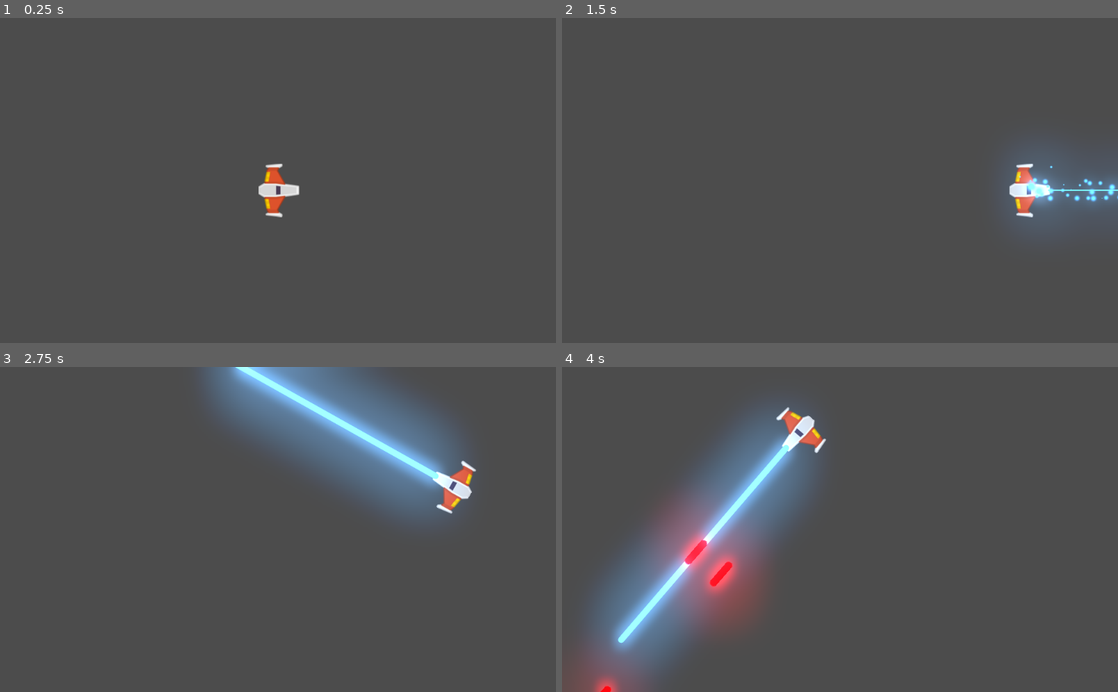
Above: before the commit, frames 1-4 (two rows, left to right).
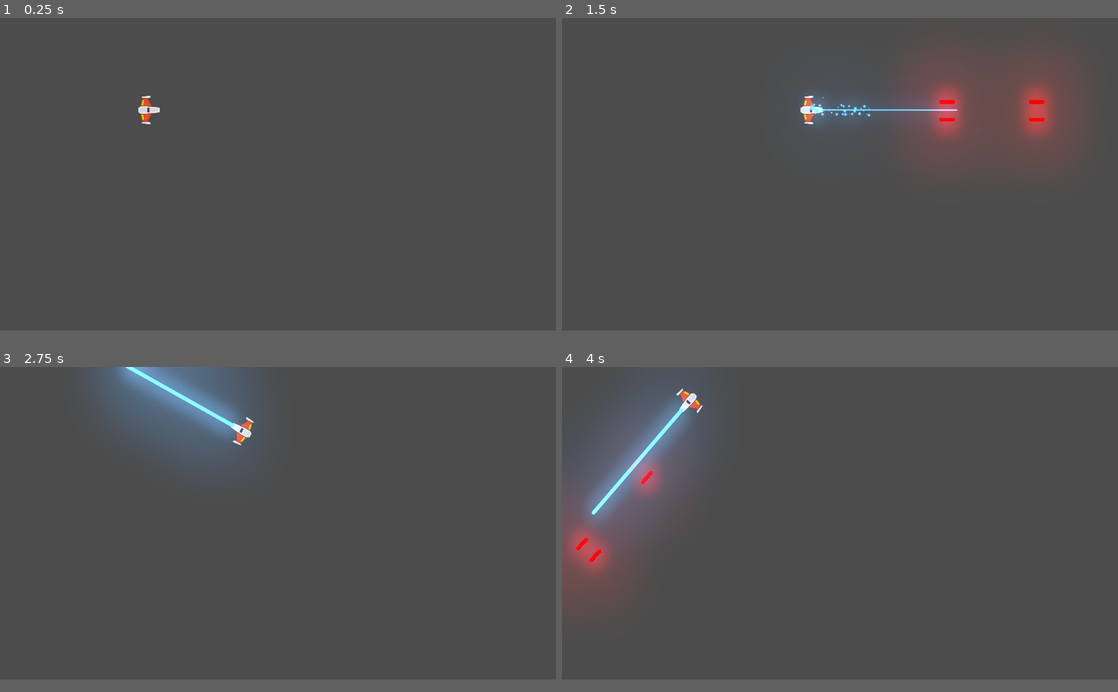
Above: after the commit, the same moments.

Repository: LautaroGomez97/Meteoritos_juego
Game: Godot game, scene res://Juego/Niveles/NivelTest.tscn
Same seed, same stepped clock (60 frames per second), same inputs: the game is played once before the commit and once after it.
Inputs (mouse positions are in pixels of both pictures, inside the frame that each line leads up to):
- Up to frame 1 (0.25 s): no input
- Up to frame 2 (1.5 s): tap Enter at 0.5 s; move the mouse to (962, 164) at 0.52 s; hold W (mover_adelante) 0.53-1.28 s; hold Space (disparo_principal) 0.53-1.28 s; move the mouse to (728, 196) at 1.27 s; hold S (mover_atras) from 1.28 s (still down); right-click (728, 196) at 1.35 s
- Up to frame 3 (2.75 s): move the mouse to (333, 458) at 2.02 s; release S (mover_atras) at 2.03 s; hold W (mover_adelante) from 2.03 s (still down); hold A (rotar_antihorario) from 2.03 s (still down)
- Up to frame 4 (4 s): move the mouse to (812, 594) at 2.77 s; release A (rotar_antihorario) at 2.78 s; tap D (rotar_horario) at 2.85 s; move the mouse to (1006, 578) at 3.52 s; release W (mover_adelante) at 3.53 s; hold S (mover_atras) from 3.53 s (still down); hold Space (disparo_principal) from 3.53 s (still down)
In our replay, the window is 800x468 before the commit and 800x450 after it. These sizes can differ from the game's own. Grey fills any space a smaller window leaves; there, only what the larger window draws over its background counts as a difference.

The runs differ from the first frame. In frame 1, 0.8% of the frame differs, in the area x 24-54%, y 23-62%; in frame 2, 11%; in frame 3, 18%; in frame 4, 26%, in the area x 0-48%, y 6-100%.

Commit message:
Enemio-proyectiles.

Diff:
--- a/Juego/Naves/Player/Player.tscn
+++ b/Juego/Naves/Player/Player.tscn
@@ -10,6 +10,9 @@
 radius = 36.4753
 
 [node name="Player" type="RigidBody2D"]
+z_index = 50
+z_as_relative = false
+collision_mask = 22
 physics_material_override = ExtResource( 2 )
 gravity_scale = 0.0
 can_sleep = false
--- a/Juego/proyectiles/Proyectil.tscn
+++ b/Juego/proyectiles/Proyectil.tscn
@@ -1,13 +1,11 @@
-[gd_scene load_steps=4 format=2]
+[gd_scene load_steps=3 format=2]
 
 [ext_resource path="res://Juego/proyectiles/proyectil_player.png" type="Texture" id=1]
 [ext_resource path="res://Juego/proyectiles/proyectil.gd" type="Script" id=2]
 
-[sub_resource type="RectangleShape2D" id=1]
-extents = Vector2( 28.1919, 6.80949 )
-
 [node name="Proyectil" type="Area2D"]
 modulate = Color( 2, 0, 0, 1 )
+z_as_relative = false
 script = ExtResource( 2 )
 
 [node name="Sprite" type="Sprite" parent="."]
@@ -16,10 +14,11 @@
 texture = ExtResource( 1 )
 
 [node name="CollisionShape2D" type="CollisionShape2D" parent="."]
+rotation = 1.57079
 scale = Vector2( 0.954529, 0.919237 )
-shape = SubResource( 1 )
 
 [node name="VisibilityNotifier2D" type="VisibilityNotifier2D" parent="."]
+visible = false
 position = Vector2( 0.353555, 0.0441931 )
 scale = Vector2( 2.45309, 0.294073 )
 
--- /dev/null
+++ b/Juego/proyectiles/ProyectilEnemigo.tscn
@@ -0,0 +1,27 @@
+[gd_scene load_steps=4 format=2]
+
+[ext_resource path="res://Juego/proyectiles/Proyectil.tscn" type="PackedScene" id=1]
+[ext_resource path="res://Juego/proyectiles/proyectil_enemigo.png" type="Texture" id=2]
+
+[sub_resource type="CapsuleShape2D" id=1]
+radius = 6.46336
+height = 26.8618
+
+[node name="ProyectilEnemigo" instance=ExtResource( 1 )]
+modulate = Color( 0, 1.3, 0.64, 1 )
+z_index = 39
+collision_layer = 16
+collision_mask = 5
+
+[node name="Sprite" parent="." index="0"]
+scale = Vector2( 1, 1 )
+texture = ExtResource( 2 )
+
+[node name="CollisionShape2D" parent="." index="1"]
+modulate = Color( 0.0823529, 0.0823529, 0.0823529, 1 )
+position = Vector2( 0.140305, 0 )
+shape = SubResource( 1 )
+
+[node name="VisibilityNotifier2D" parent="." index="2"]
+position = Vector2( 0.99437, 0.0441931 )
+scale = Vector2( 2.38901, 0.294073 )
--- /dev/null
+++ b/Juego/proyectiles/ProyectilPlayer.tscn
@@ -0,0 +1,15 @@
+[gd_scene load_steps=3 format=2]
+
+[ext_resource path="res://Juego/proyectiles/Proyectil.tscn" type="PackedScene" id=1]
+
+[sub_resource type="CapsuleShape2D" id=1]
+radius = 8.4911
+height = 47.1159
+
+[node name="ProyectilPlayer" instance=ExtResource( 1 )]
+z_index = 40
+collision_layer = 8
+collision_mask = 6
+
+[node name="CollisionShape2D" parent="." index="1"]
+shape = SubResource( 1 )
--- a/project.godot
+++ b/project.godot
@@ -44,13 +44,24 @@
 
 [application]
 
-config/name="Meteoritos_juego"
+config/name="Meteoritos"
 run/main_scene="res://Juego/Niveles/NivelTest.tscn"
-config/icon="res://icon.png"
+config/icon="res://Meteorito.png"
 
 [autoload]
 
 Eventos="*res://Juego/autoloads/Eventos.gd"
+
+[display]
+
+window/size/width=1920
+window/size/height=1080
+window/size/resizable=false
+window/size/always_on_top=true
+window/size/test_width=1280
+window/size/test_height=720
+window/stretch/mode="2d"
+window/stretch/aspect="keep"
 
 [input]
 
@@ -90,6 +101,14 @@
  ]
 }
 
+[layer_names]
+
+2d_physics/layer_1="player"
+2d_physics/layer_2="enemigo"
+2d_physics/layer_3="meteorito"
+2d_physics/layer_4="proyectil_player"
+2d_physics/layer_5="proyectil_enemigo"
+
 [physics]
 
 common/enable_pause_aware_picking=true
Binary file added: Juego/Naves/Player/playerShip1_orange.png
Not shown, added: Juego/Naves/Player/playerShip1_orange.png.import
Not shown, added: Juego/Naves/Player/playerShip1_red.png.import
Binary file added: Juego/proyectiles/proyectil_enemigo.png
Not shown, added: Juego/proyectiles/proyectil_enemigo.png.import
Binary file added: Meteorito.png
Not shown, added: Meteorito.png.import
